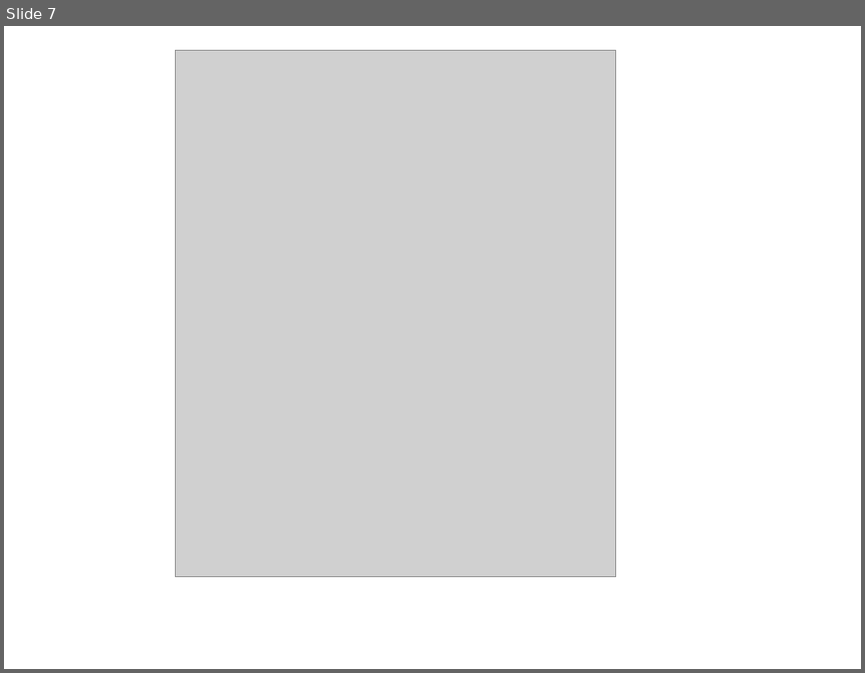
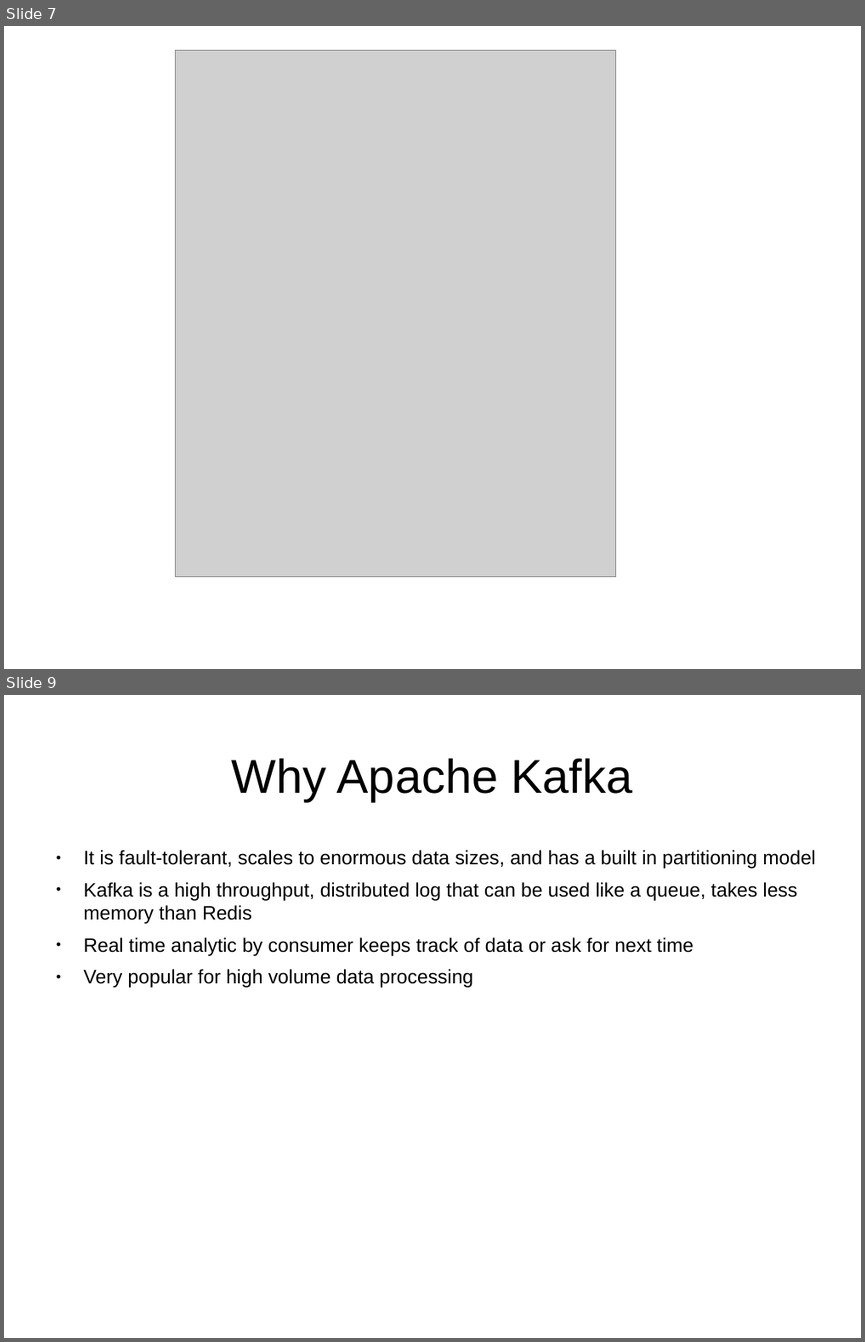
Before and after one commit to abhishek-ch/evolveML, a slide deck: data/smaato.odp. Shown one above the other, each under a label of ours: slide 7 before the commit, slides 7 and 9 after it; the slides between them are not shown. The pictures are 865x673 and 865x1342 pixels, drawn with LibreOffice and Linux fonts; fonts in the diff are those of the drawing; grey boxes stand for pictures. Boxes give left, top, right and bottom in pixels: in the first picture for what was removed or moved away, otherwise in the second. Text is boxed around its words. In the diff, an @@ line names an element or a change of style, - is before the commit and + after.

Commit message:
Added kafka details

```diff
--- a/data/smaato.odp
+++ b/data/smaato.odp
@@ slide 9 added at box(4, 695, 861, 1338), background #FFFFFF @@
@@ title added at box(232, 758, 633, 801), 44 pt, text #000000 @@
+Why Apache Kafka
@@ text added at box(84, 850, 816, 987), 18 pt, text #000000 @@
+● It is fault-tolerant, scales to enormous data sizes, and has a built in partitioning model
+● Kafka is a high throughput, distributed log that can be used like a queue, takes less memory than Redis
+● Real time analytic by consumer keeps track of data or ask for next time
+● Very popular for high volume data processing
```
Also in this commit, not shown: 5 slides changed, 1 other slide added.
